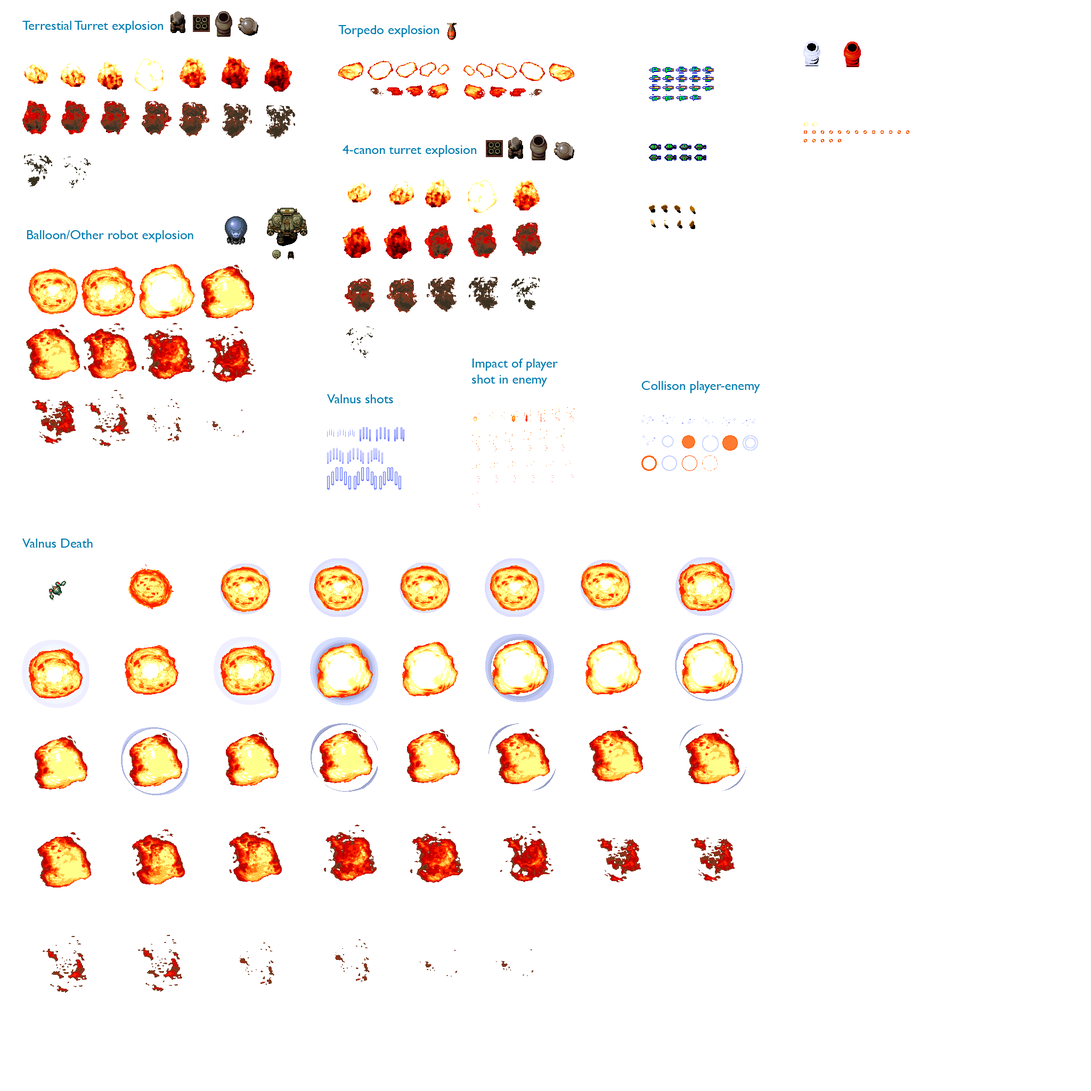
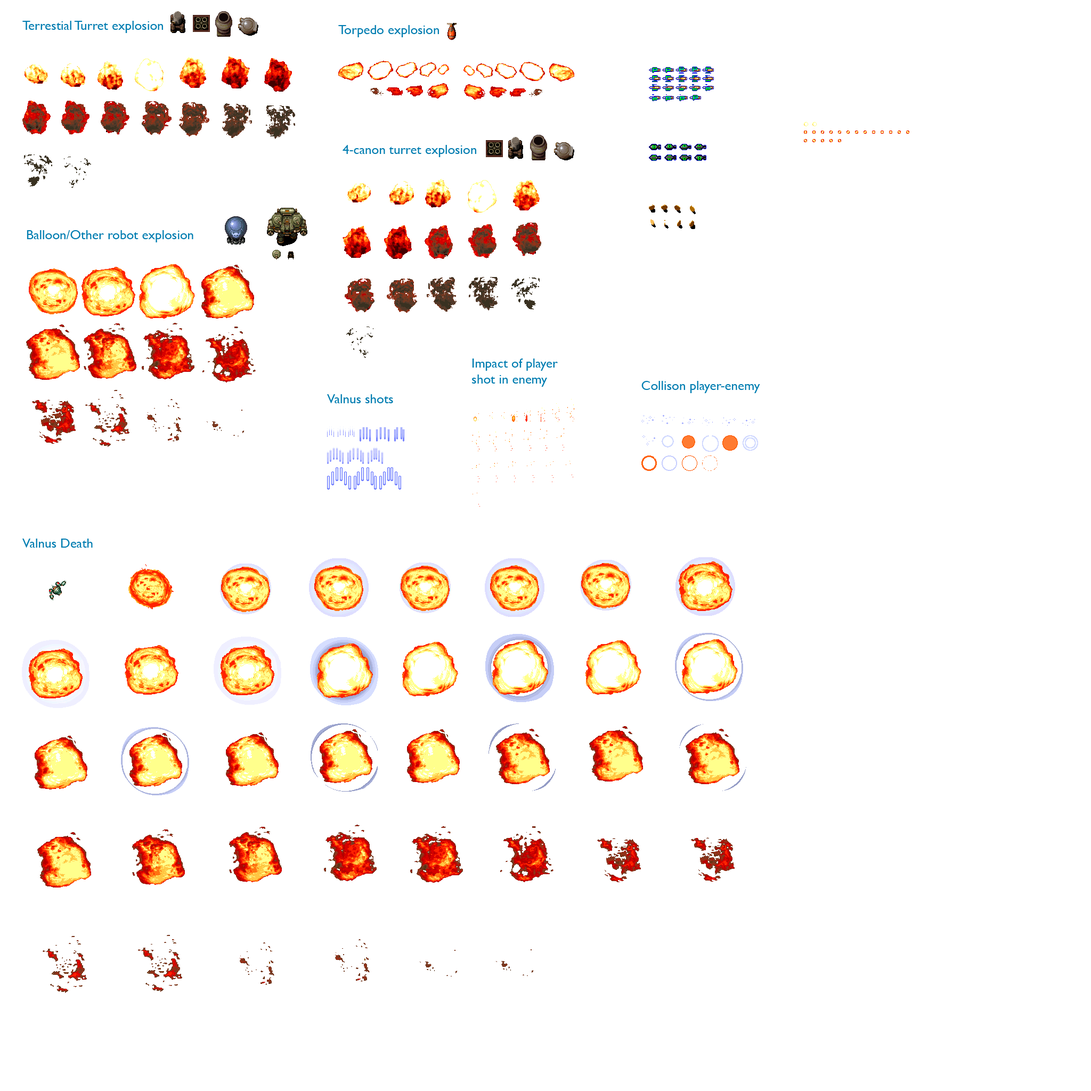
Revision of a layered 1091px x 1091px image; what changed, layer by layer:
removed layer "Capa 19" over (803, 41, 862, 68)
